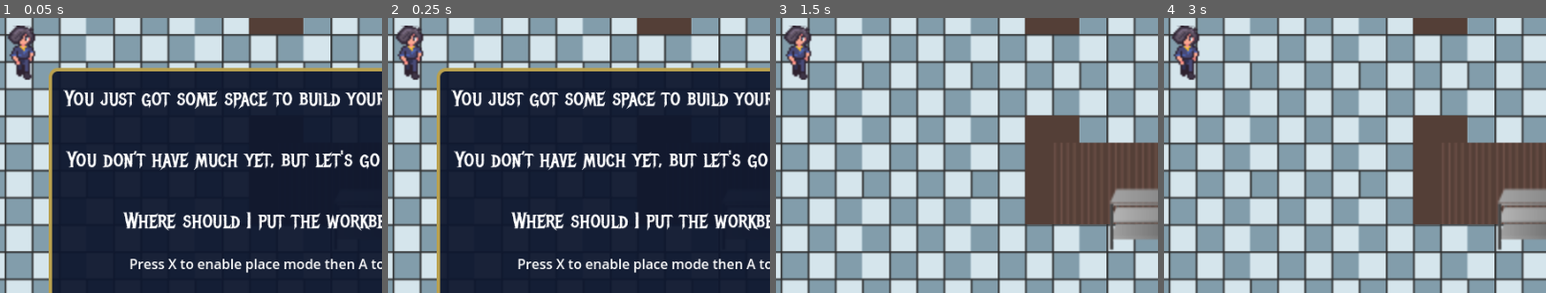
Above: before the commit, frames 1-4 (left to right).
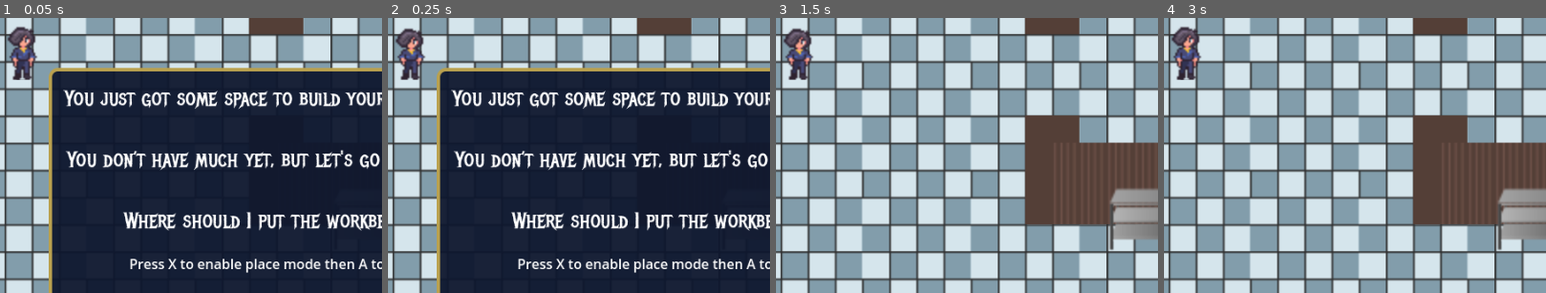
Above: after the commit, the same moments.

Repository: vince-bourgmayer/MyMusicalWorkbench
Game: Godot game, scene res://src/Game.tscn
Same seed, same stepped clock (60 frames per second), same inputs: the game is played once before the commit and once after it.
Inputs:
- Up to frame 1 (0.05 s): no input
- Up to frame 2 (0.25 s): no input
- Up to frame 3 (1.5 s): tap X at 0.5 s; tap Enter (ui_accept) at 0.77, 1.25 s
- Up to frame 4 (3 s): tap Enter (ui_accept) at 1.52, 2, 2.75 s
The pictures show only the part of the screen within x 14-64%, y 17-67%; the shares and areas given below are measured in that part.

The runs differ from the first frame. In frame 1, 0.6% of the frame differs, in the area x 2-10%, y 2-23%; in frame 2, 0.7%; in frame 3, 0.7%; in frame 4, 0.6%.
Error before the commit: Parse Error: Preload file "res://src/scripts/systems/world_movements.gd" does not exist. (res://src/workshop_game/player.gd:14)

Commit message:
refactor: create workshopGame scene & script and extract placeholder logic from game.gd into it
issue #16

Diff:
--- a/src/Game.tscn
+++ b/src/Game.tscn
@@ -1,10 +1,7 @@
-[gd_scene load_steps=7 format=3 uid="uid://c83dntkgxhewv"]
+[gd_scene load_steps=4 format=3 uid="uid://c83dntkgxhewv"]
 
-[ext_resource type="PackedScene" uid="uid://cp17pf1yv3rwi" path="res://src/workshop_game/Workshop.tscn" id="1_7uq6d"]
 [ext_resource type="Script" uid="uid://bnhj745v7xsmq" path="res://src/game.gd" id="1_lqjwq"]
-[ext_resource type="PackedScene" uid="uid://3vbphrw7sk3j" path="res://src/workshop_game/Player.tscn" id="2_3msxb"]
-[ext_resource type="PackedScene" uid="uid://dagirnw3qypp1" path="res://src/workshop_game/ToolPlaceHolder.tscn" id="4_7omc5"]
-[ext_resource type="PackedScene" uid="uid://dxxphm3k2tr85" path="res://src/workshop_game/tools/Table.tscn" id="5_km1yn"]
+[ext_resource type="PackedScene" uid="uid://2jsv77v1ovbm" path="res://src/workshop_game/WorkshopGame.tscn" id="3_lqjwq"]
 [ext_resource type="PackedScene" uid="uid://cue34sxmerl3m" path="res://src/ui/Popup.tscn" id="6_eu8jo"]
 
 [node name="Game" type="Node2D"]
@@ -13,19 +10,7 @@
 [node name="Camera2D" type="Camera2D" parent="."]
 anchor_mode = 0
 
-[node name="World" parent="." instance=ExtResource("1_7uq6d")]
-
-[node name="Player" parent="." instance=ExtResource("2_3msxb")]
-top_level = true
-position = Vector2(150, 150)
-scale = Vector2(2, 2)
-
-[node name="ToolPlaceholder" parent="." instance=ExtResource("4_7omc5")]
-visible = false
-
-[node name="Table" parent="." instance=ExtResource("5_km1yn")]
-visible = false
-collision_mask = 11
+[node name="WorkshopGame" parent="." instance=ExtResource("3_lqjwq")]
 
 [node name="UI" type="CanvasLayer" parent="."]
 
--- a/src/game.gd
+++ b/src/game.gd
@@ -5,46 +5,18 @@
 # -----------------------------------------------------------------------------
 extends Node2D
 
-var placementManager = PlacementManager.new()
-var is_tool_to_place = true
+@onready var workshopGame = $WorkshopGame
 
 # Called when the node enters the scene tree for the first time.
 func _ready() -> void:
-	$ToolPlaceholder.set_size($Table.tool_size)
-	placementManager.init($Player, $ToolPlaceholder)
-	add_child(placementManager)
+	workshopGame.popup_requested.connect(_on_popup_requested)
 	showPopup()
 
-# should move into world.gd
-func toggle_placeholder():
-	if is_tool_to_place:
-		$ToolPlaceholder.visible = !$ToolPlaceholder.visible
-
-# should move into world.gd
-func try_to_place_tool():
-	var canPlace = placementManager.checkPlace()
-	if !is_tool_to_place:
-		return
-
-	if canPlace :
-		var table = $Table
-		remove_child($Table)
-		$World/Tools.add_child(table)
-		table.visible = true
-		is_tool_to_place = false
-		table.global_position = $ToolPlaceholder.global_position
-		table.scale = Vector2(2,2)
-		toggle_placeholder()
-		remove_child($ToolPlaceholder)
-	else:
-		print("you can't place here")
-
-func interact_with_tool():
-	$UI/Popup.updateText("You're going to use the table as a workbench", "Press A to close")
+func _on_popup_requested(text1:String, text2:String):
+	$UI/Popup.updateText(text1, text2)
 	showPopup()
 
 func showPopup():
-	$Player.set_process_input(false)
 	$UI/Popup.show()
 	$UI/Popup._popup_closed.connect(_on_popup_closed)
 
--- /dev/null
+++ b/src/workshop_game/WorkshopGame.tscn
@@ -0,0 +1,24 @@
+[gd_scene load_steps=6 format=3 uid="uid://2jsv77v1ovbm"]
+
+[ext_resource type="Script" uid="uid://k6teq1vilrqu" path="res://src/workshop_game/workshop_game.gd" id="1_7dfru"]
+[ext_resource type="PackedScene" uid="uid://cp17pf1yv3rwi" path="res://src/workshop_game/Workshop.tscn" id="1_ihonk"]
+[ext_resource type="PackedScene" uid="uid://3vbphrw7sk3j" path="res://src/workshop_game/Player.tscn" id="2_7dfru"]
+[ext_resource type="PackedScene" uid="uid://dagirnw3qypp1" path="res://src/workshop_game/ToolPlaceHolder.tscn" id="3_b456t"]
+[ext_resource type="PackedScene" uid="uid://dxxphm3k2tr85" path="res://src/workshop_game/tools/Table.tscn" id="4_rnvgr"]
+
+[node name="WorkshopGame" type="Node2D"]
+script = ExtResource("1_7dfru")
+
+[node name="World" parent="." instance=ExtResource("1_ihonk")]
+
+[node name="Player" parent="." instance=ExtResource("2_7dfru")]
+top_level = true
+position = Vector2(150, 150)
+scale = Vector2(2, 2)
+
+[node name="ToolPlaceholder" parent="." instance=ExtResource("3_b456t")]
+visible = false
+
+[node name="Table" parent="." instance=ExtResource("4_rnvgr")]
+visible = false
+collision_mask = 11
--- a/src/workshop_game/player.gd
+++ b/src/workshop_game/player.gd
@@ -11,7 +11,7 @@
 
 var direction := Vector2.DOWN
 var animation := ""
-@onready var movement_system = preload("res://src/scripts/systems/world_movements.gd").new()
+@onready var movement_system = preload("res://src/workshop_game/core/world_movements.gd").new()
 @onready var raycast = $Raycast
 
 func _ready() -> void:
--- /dev/null
+++ b/src/workshop_game/workshop_game.gd
@@ -0,0 +1,51 @@
+# -----------------------------------------------------------------------------
+# WorkshopGame.gd
+# Copyright (c) 2025 Vincent Bourgmayer
+# License: MIT
+# -----------------------------------------------------------------------------
+extends Node2D
+class_name WorkshopGame
+
+signal popup_requested(text1: String, text2:String)
+
+var placementManager = PlacementManager.new()
+var is_tool_to_place = true
+
+
+# Called when the node enters the scene tree for the first time.
+func _ready() -> void:
+	$ToolPlaceholder.set_size($Table.tool_size)
+	placementManager.init($Player, $ToolPlaceholder)
+	add_child(placementManager)
+
+# should move into world.gd
+func toggle_placeholder():
+	if is_tool_to_place:
+		$ToolPlaceholder.visible = !$ToolPlaceholder.visible
+
+# should move into world.gd
+func try_to_place_tool():
+	var canPlace = placementManager.checkPlace()
+	if !is_tool_to_place:
+		return
+
+	if canPlace :
+		var table = $Table
+		remove_child($Table)
+		$World/Tools.add_child(table)
+		table.visible = true
+		is_tool_to_place = false
+		table.global_position = $ToolPlaceholder.global_position
+		table.scale = Vector2(2,2)
+		toggle_placeholder()
+		remove_child($ToolPlaceholder)
+	else:
+		print("you can't place here")
+
+func interact_with_tool():
+	popup_requested.emit("You're going to use the table as a workbench", "Press A to close")
+
+
+# Called every frame. 'delta' is the elapsed time since the previous frame.
+func _process(delta: float) -> void:
+	pass
Not shown, added: src/workshop_game/workshop_game.gd.uid
